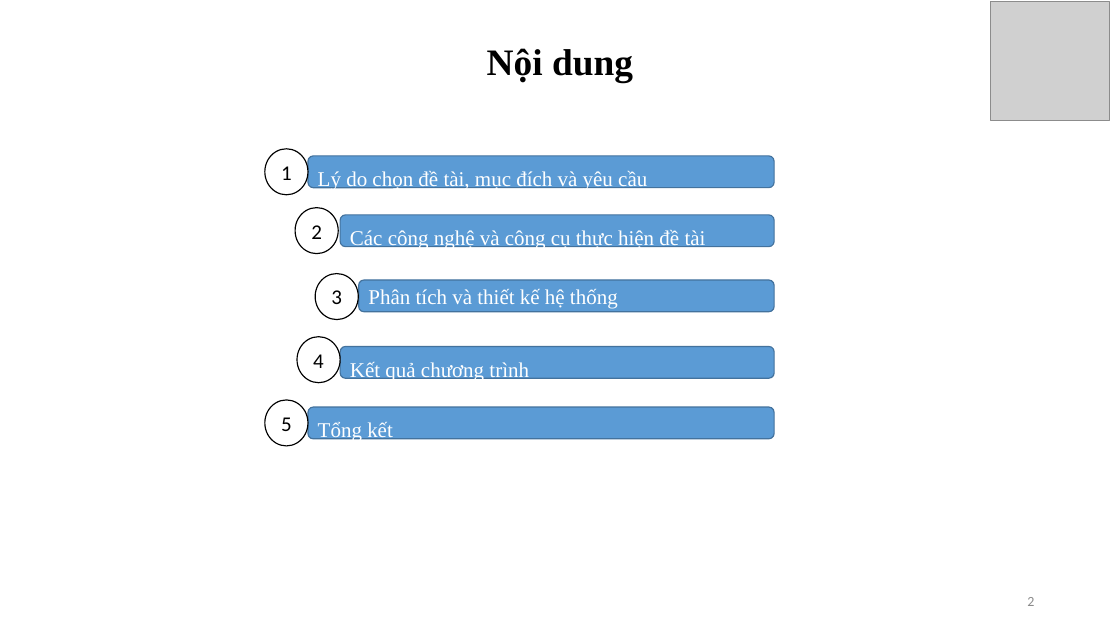
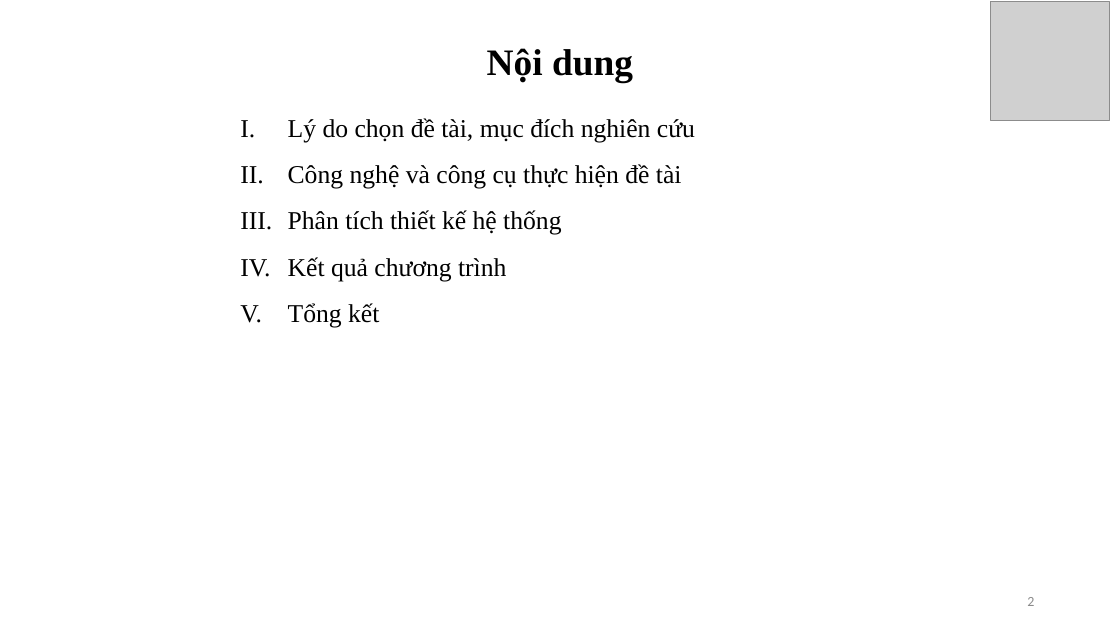
Before and after one commit to ngocanhnguyen160998/DATN, a slide deck: slide 2 of BaoCao/SlideDoAn_NguyenNgocAnh_2017605519.pptx. Drawn at 1120x630 pixels with LibreOffice and Linux fonts; fonts in the diff are those of the drawing; grey boxes stand for pictures; background and template pictures are left out. Boxes give left, top, right and bottom in pixels: in the first picture for what was removed or moved away, otherwise in the second. Text is boxed around its words. In the diff, an @@ line names an element or a change of style, - is before the commit and + after.

Commit message:
slide

```diff
--- a/BaoCao/SlideDoAn_NguyenNgocAnh_2017605519.pptx
+++ b/BaoCao/SlideDoAn_NguyenNgocAnh_2017605519.pptx
@@ text added at (x1=288, y1=118, x2=695, y2=327), 22 pt, text #000000 @@
+I. Lý do chọn đề tài, mục đích nghiên cứu
+II. Công nghệ và công cụ thực hiện đề tài
+III. Phân tích thiết kế hệ thống
+IV. Kết quả chương trình
+V. Tổng kết
@@ ellipse removed at (x1=265, y1=149, x2=308, y2=195) @@
-1
@@ rounded rectangle removed at (x1=308, y1=156, x2=775, y2=188) @@
-Lý do chọn đề tài, mục đích và yêu cầu
@@ ellipse removed at (x1=295, y1=208, x2=338, y2=254) @@
-2
@@ rounded rectangle removed at (x1=340, y1=215, x2=775, y2=247) @@
-Các công nghệ và công cụ thực hiện đề tài
@@ ellipse removed at (x1=315, y1=274, x2=358, y2=320) @@
-3
@@ rounded rectangle removed at (x1=359, y1=280, x2=775, y2=312) @@
-Phân tích và thiết kế hệ thống
@@ ellipse removed at (x1=297, y1=337, x2=340, y2=383) @@
-4
@@ rounded rectangle removed at (x1=340, y1=346, x2=775, y2=378) @@
-Kết quả chương trình
@@ ellipse removed at (x1=265, y1=400, x2=308, y2=446) @@
-5
@@ rounded rectangle removed at (x1=308, y1=408, x2=775, y2=439) @@
-Tổng kết
```
